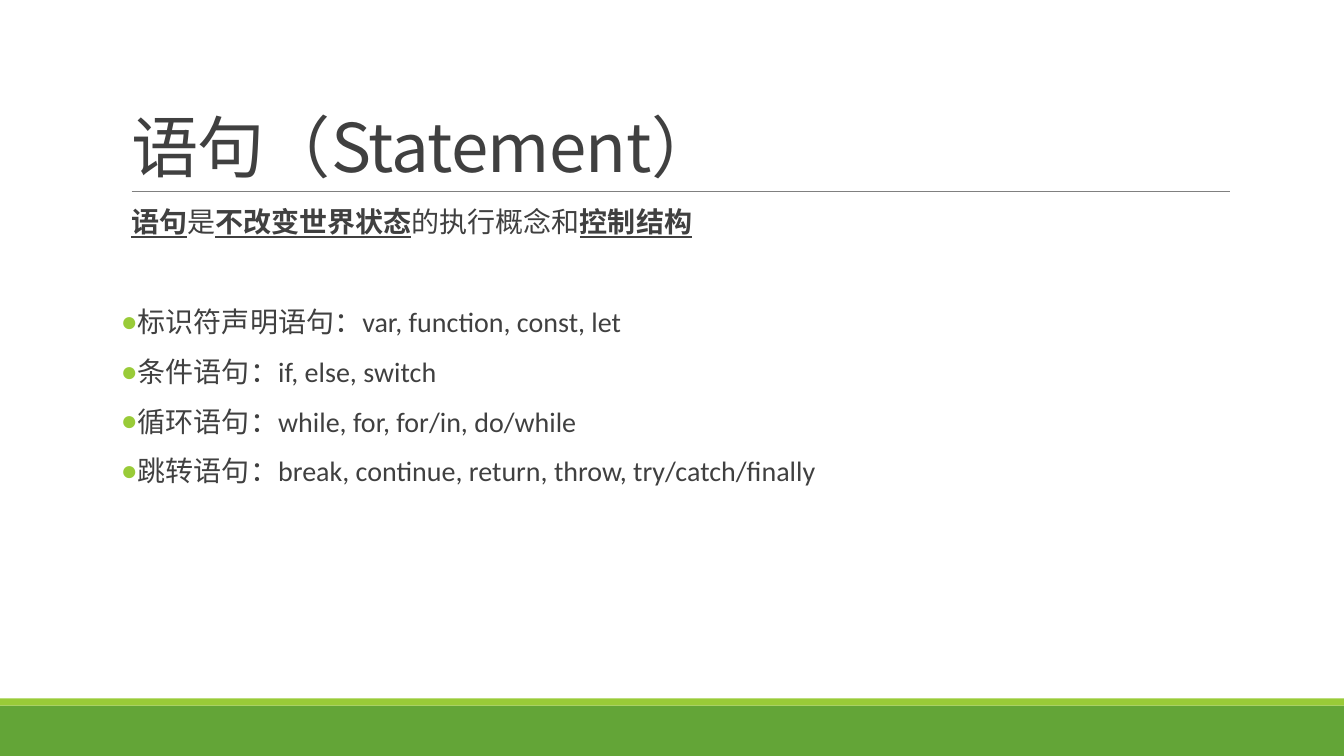
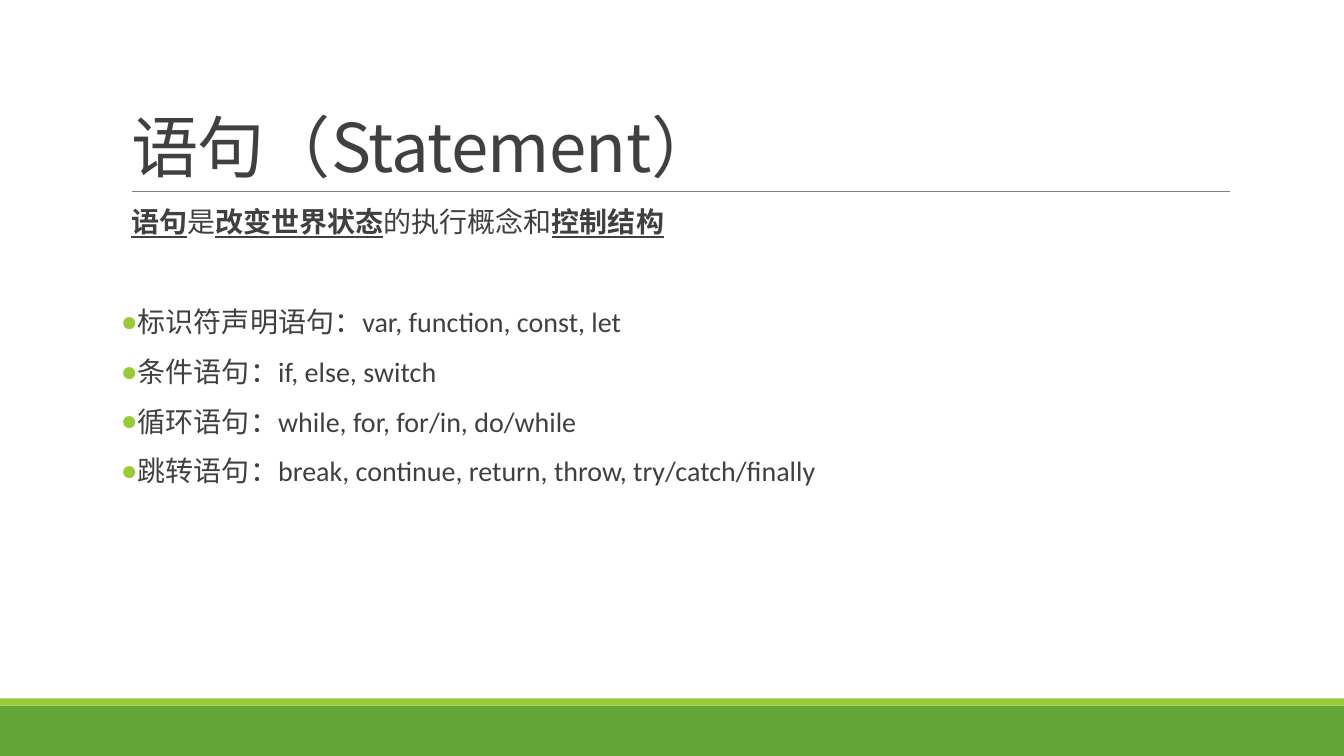
Before and after one commit to lichaozhy/course, a slide deck: slide 8 of js/syntax/es5.pptx. Drawn at 1344x756 pixels with LibreOffice and Linux fonts; fonts in the diff are those of the drawing. Boxes give left, top, right and bottom in pixels: in the first picture for what was removed or moved away, otherwise in the second. Text is boxed around its words. In the diff, an @@ line names an element or a change of style, - is before the commit and + after.

```diff
--- a/js/syntax/es5.pptx
+++ b/js/syntax/es5.pptx
@@ text at [131, 208, 664, 238]: text changed @@
-  语句是不改变世界状态的执行概念和控制结构
+  语句是改变世界状态的执行概念和控制结构
```
Also in this commit, not shown: 4 other slides changed.
